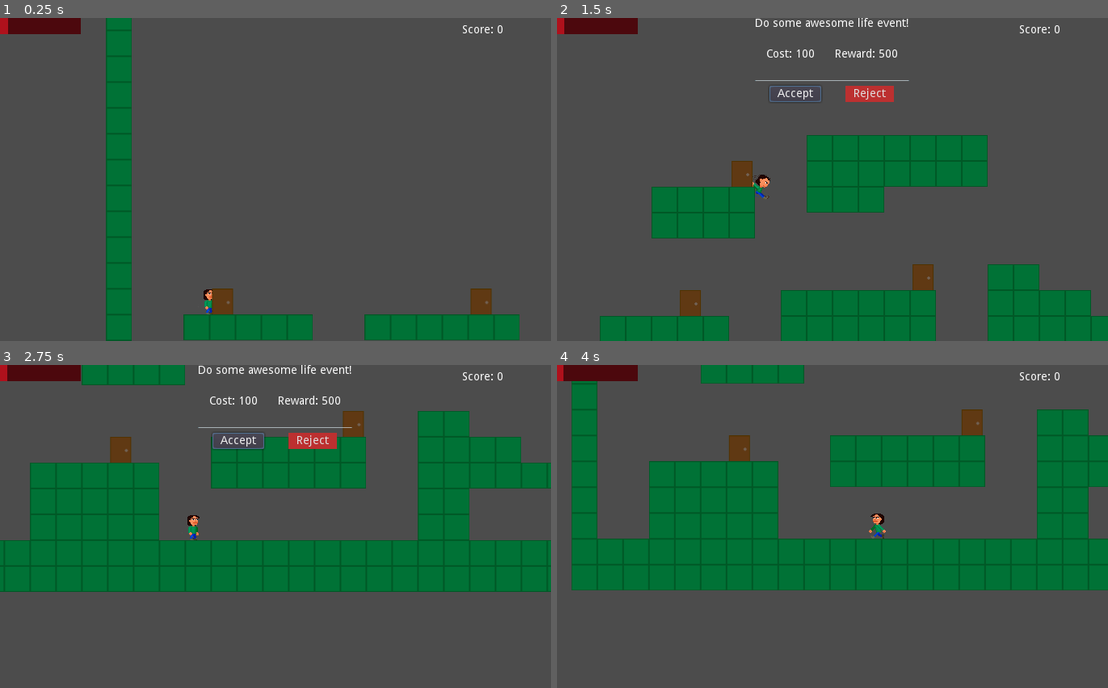
Above: before the commit, frames 1-4 (two rows, left to right).
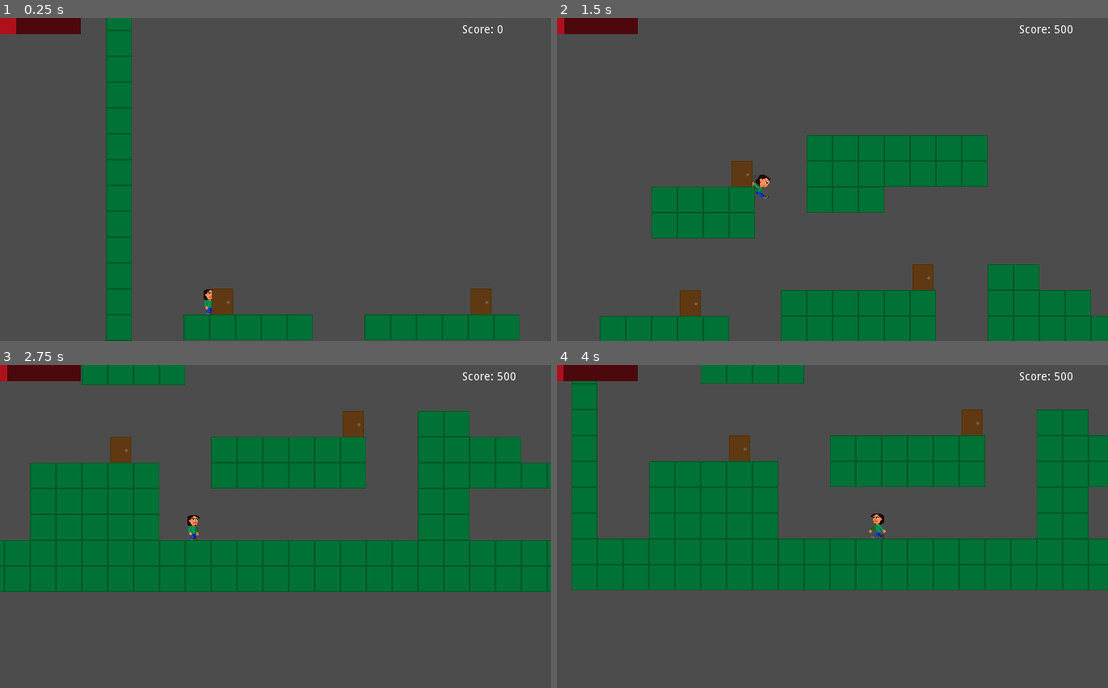
Above: after the commit, the same moments.

Repository: Jantho1990/ld44-janus
Game: Godot game, scene res://screens/MainGame.tscn
The game is run twice, just before and just after one commit, with the same random seed, the same clock (stepped at 60 frames per second) and the same inputs.
Inputs (mouse positions are in pixels of both pictures, inside the frame that each line leads up to):
- Up to frame 1 (0.25 s): no input
- Up to frame 2 (1.5 s): tap Enter (ui_accept) at 0.5, 0.77 s; hold Right (ui_right) 0.53-1.25 s; tap E (interact) at 0.6 s; click "Accept" at 1.25 s
- Up to frame 3 (2.75 s): click (236, 442) at 2 s, where only the run before the commit has a clickable "Accept"
- Up to frame 4 (4 s): hold Right (ui_right) 2.78-3.53 s; tap E (interact) at 2.85, 3.6 s; tap Enter (ui_accept) at 3.02 s; hold Left (ui_left) from 3.53 s (still down)

The runs differ from the first frame. In frame 1, less than 0.1% of the frame differs, in the area x 1-3%, y 0-5%; in frame 2, 1.2%; in frame 3, 1.5%, in the area x 35-94%, y 0-27%; in frame 4, less than 0.1%.

Commit message:
accepting life events now applies costs and rewards

Diff:
--- a/entities/player/Player.gd
+++ b/entities/player/Player.gd
@@ -49,6 +49,7 @@
 	})
 
 	EventBus.listen("WorldMap_loaded", self, "on_WorldMap_loaded")
+	EventBus.listen("hurt_player", self, "on_Hurt_player")
 
 	EventBus.dispatch(name + "_loaded", {
 		"node": self
@@ -248,3 +249,9 @@
 
 func width():
 	return $CollisionShape2D.shape.radius * 2
+
+func on_Hurt_player(data):
+	hit(data.amount)
+
+func on_Heal_player(data):
+	health.heal(data.amount)
--- a/entities/player/Player.tscn
+++ b/entities/player/Player.tscn
@@ -16,6 +16,7 @@
 script = ExtResource( 1 )
 
 [node name="Health" parent="." instance=ExtResource( 2 )]
+current = 200
 maximum = 1000
 
 [node name="CollisionShape2D" type="CollisionShape2D" parent="."]
--- a/systems/life_events/LifeEvent.gd
+++ b/systems/life_events/LifeEvent.gd
@@ -18,3 +18,8 @@
 
 func _on_Reject_pressed():
 	get_parent().reject_life_event()
+
+func _on_Accept_pressed():
+	EventBus.dispatch("hurt_player", { "amount": cost })
+	Score.add(reward)
+	get_parent().remove_life_event()
--- a/systems/life_events/LifeEvent.tscn
+++ b/systems/life_events/LifeEvent.tscn
@@ -114,4 +114,5 @@
 custom_styles/normal = SubResource( 2 )
 text = "Reject"
 
+[connection signal="pressed" from="MarginContainer/CenterContainer/VBoxContainer/Choices/Accept" to="." method="_on_Accept_pressed"]
 [connection signal="pressed" from="MarginContainer/CenterContainer/VBoxContainer/Choices/Reject" to="." method="_on_Reject_pressed"]
--- /dev/null
+++ b/ui/Score.gd
@@ -0,0 +1,14 @@
+extends HBoxContainer
+
+###
+# Onready properties
+###
+onready var points_value = $PointsValue
+
+# Called when the node enters the scene tree for the first time.
+func _ready():
+	EventBus.listen("score_updated", self, "on_Score_updated")
+
+func on_Score_updated(data):
+	var amount = data.points
+	points_value.text = String(amount)
--- a/ui/Score.tscn
+++ b/ui/Score.tscn
@@ -1,4 +1,6 @@
-[gd_scene format=2]
+[gd_scene load_steps=2 format=2]
+
+[ext_resource path="res://ui/Score.gd" type="Script" id=1]
 
 [node name="Score" type="HBoxContainer"]
 anchor_right = 1.0
@@ -7,6 +9,7 @@
 margin_bottom = -380.0
 size_flags_horizontal = 0
 size_flags_vertical = 0
+script = ExtResource( 1 )
 
 [node name="PointsLabel" type="Label" parent="."]
 margin_top = 3.0
